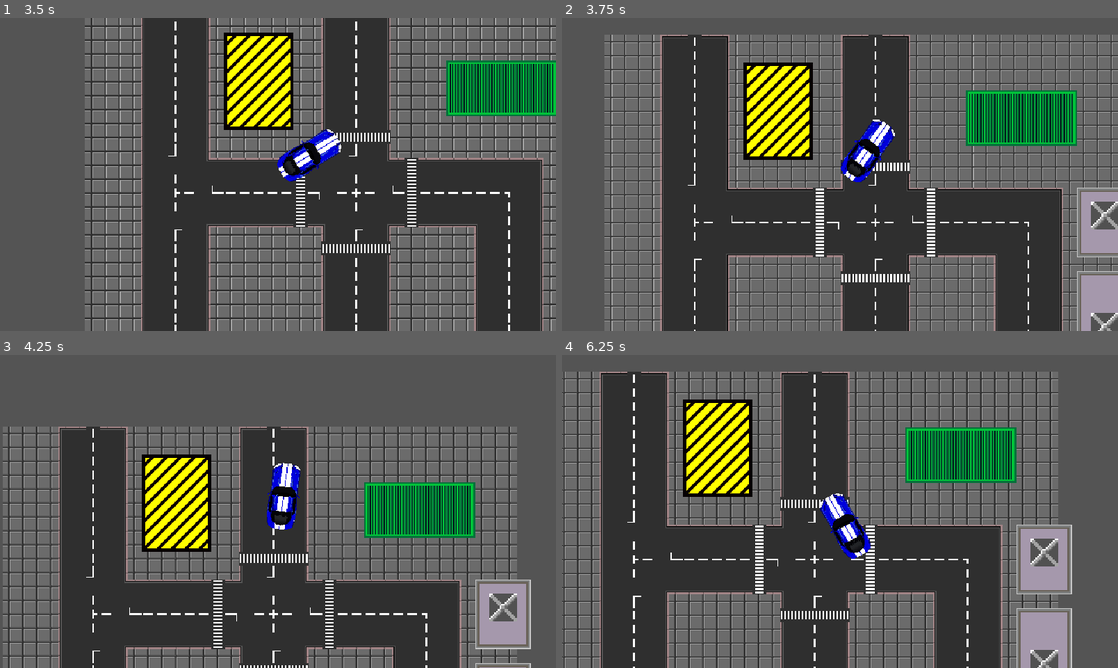
Above: before the commit, frames 1-4 (two rows, left to right).
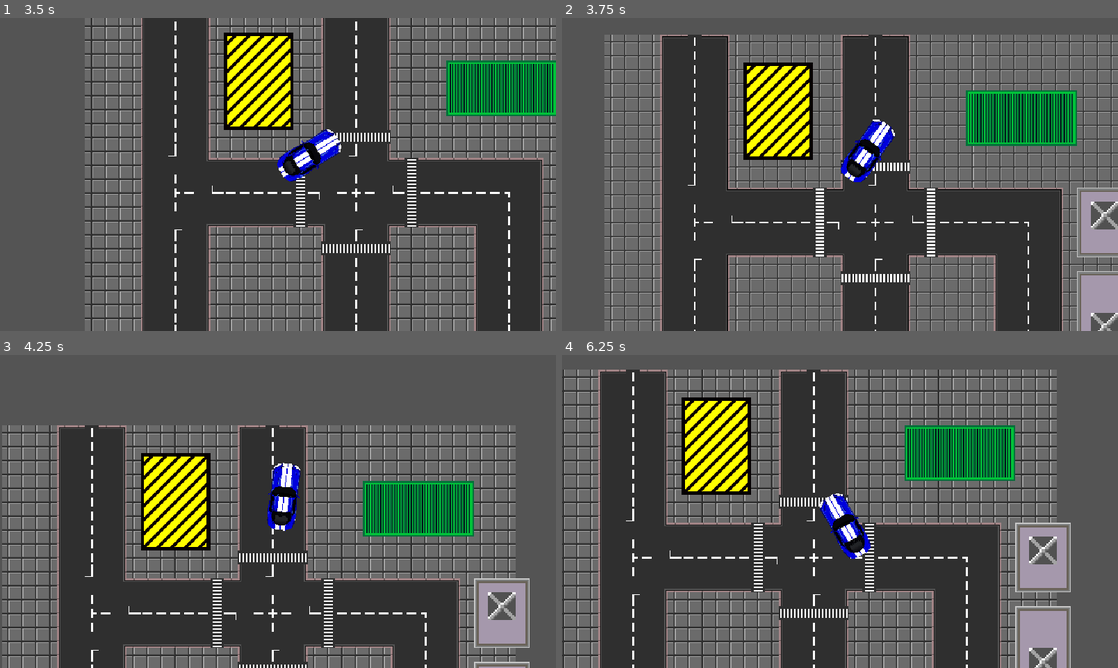
Above: after the commit, the same moments.

Repository: RabbleTeam/BurningHorizonSSS
Game: Godot game, scene res://World/Master_TestWorld.tscn
Same seed, same stepped clock (60 frames per second), same inputs: the game is played once before the commit and once after it.
Inputs:
- Up to frame 1 (3.5 s): tap Enter at 0.5 s; hold D (right) 0.53-1.28 s; tap Space at 1.25 s; hold S (backward) 1.28-2.03 s; hold D (right) 2.03-2.78 s; hold W (forward) from 2.78 s (still down)
- Up to frame 2 (3.75 s): release W (forward) at 3.53 s; hold A (left) from 3.53 s (still down)
- Up to frame 3 (4.25 s): keep holding A (left)
- Up to frame 4 (6.25 s): release A (left) at 5.03 s; hold S (backward) 5.03-5.78 s; hold D (right) from 5.78 s (still down)

Frame 1 is identical in both runs. In frame 2, 0.1% of the frame differs, in the area x 50-60%, y 33-53%; in frame 3, 23%; in frame 4, 30%, in the area x 0-92%, y 4-100%.

Commit message:
Updated player variables

Diff:
--- a/Player/Player.gd
+++ b/Player/Player.gd
@@ -7,10 +7,10 @@
 export (float) var friction = -1.9
 export (float) var drag = -0.001
 export (int) var braking = -450
-export (int) var max_speed_reverce = 1250
+export (int) var max_speed_reverce = 250
 export (int) var slip_speed = 400
 export (float) var traction_fast = 0.1
-export (float) var traction_slow = 0.7
+export (float) var traction_slow = 0.5
 
 var acceleration = Vector2.ZERO
 var velocity = Vector2.ZERO
